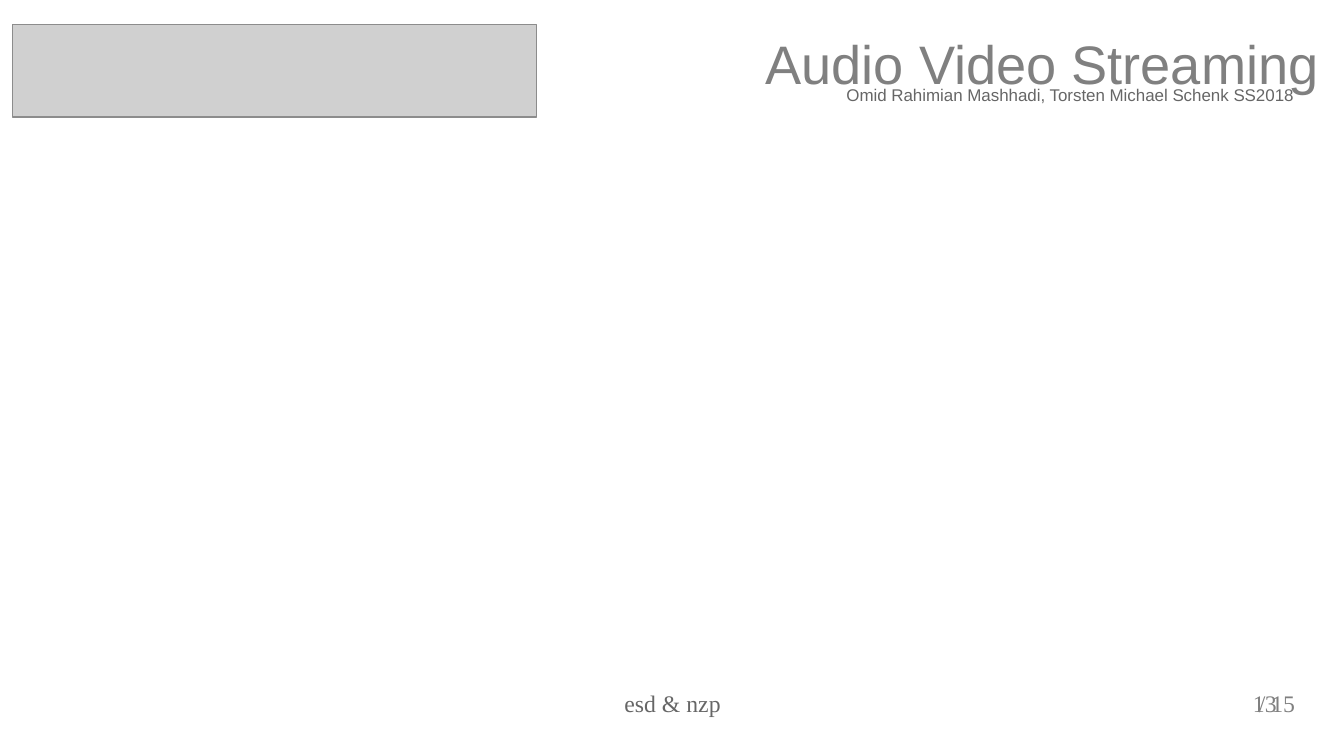
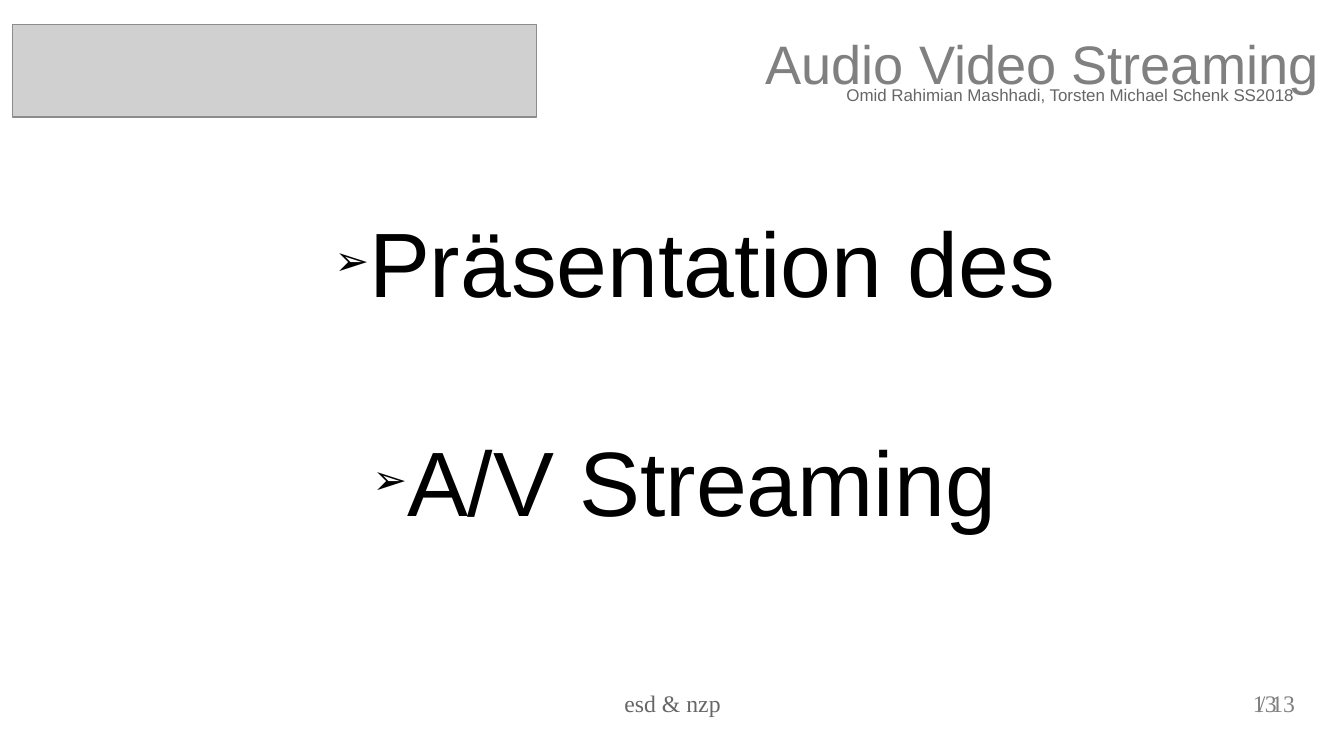
Before and after one commit to torstenschenk/beuth-avatar-ss2018, a slide deck: slide 13 of Presentation/Projekt/AVstreaming-Gruppe-15.odp. Drawn at 1344x756 pixels with LibreOffice and Linux fonts; fonts in the diff are those of the drawing; grey boxes stand for pictures. Boxes give left, top, right and bottom in pixels: in the first picture for what was removed or moved away, otherwise in the second. Text is boxed around its words. In the diff, an @@ line names an element or a change of style, - is before the commit and + after.

```diff
--- a/Presentation/Projekt/AVstreaming-Gruppe-15.odp
+++ b/Presentation/Projekt/AVstreaming-Gruppe-15.odp
@@ text added at <box>369,230,1054,533</box>, 54 pt, text #000000 @@
+➢ Präsentation des
+➢ A/V Streaming
@@ text at <box>1253,696,1277,712</box>: text changed @@
-/ 15
+/ 13
```
Also in this commit, not shown: 11 other slides changed, 2 slides removed.
